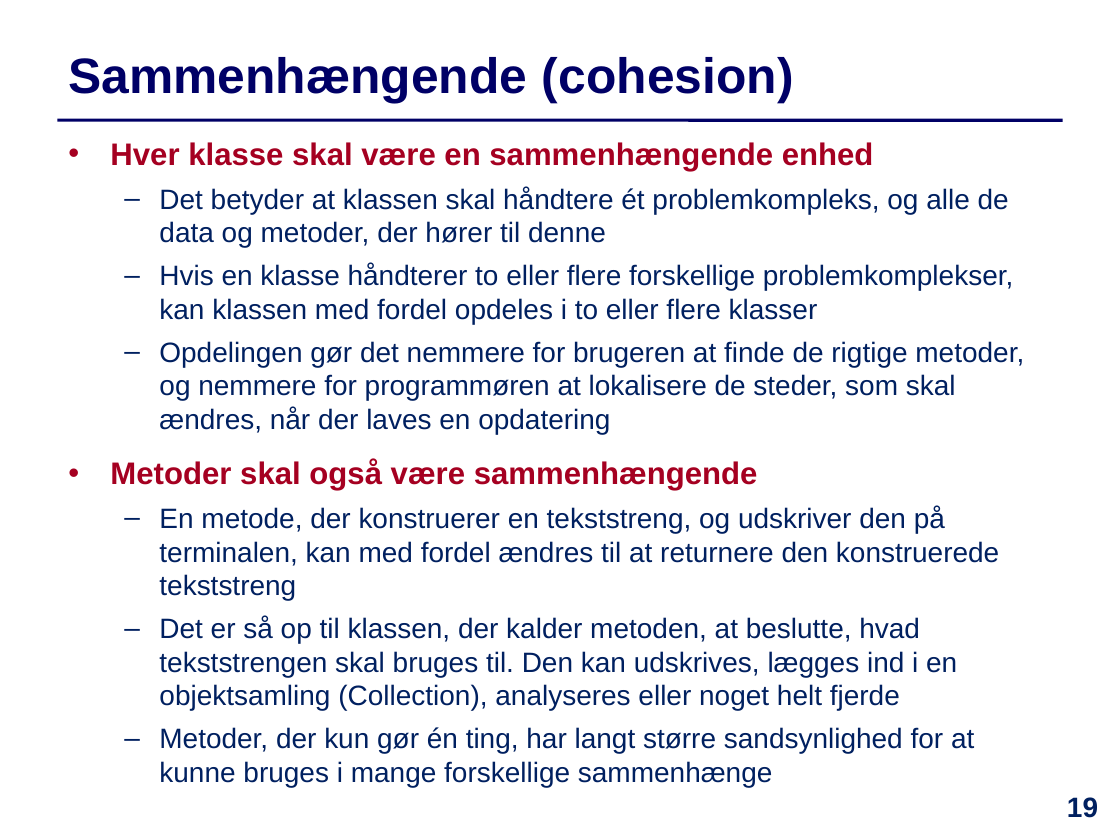
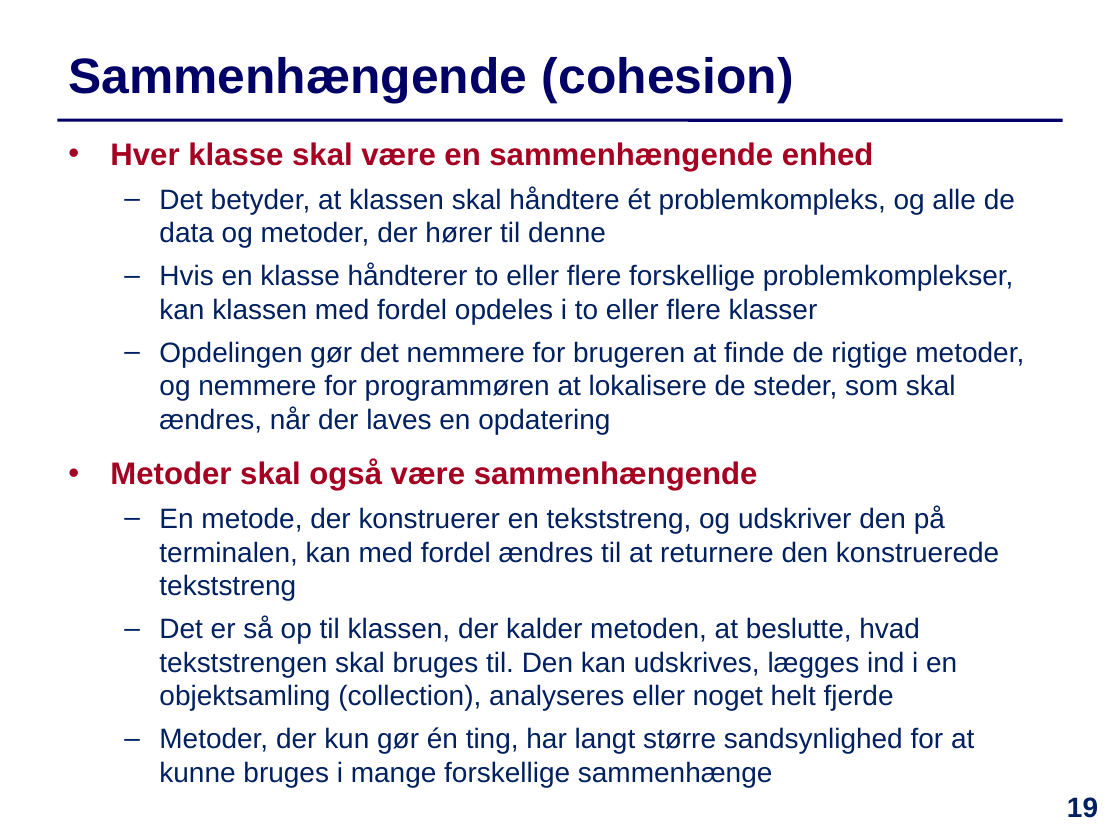
Before and after one commit to IntProgAU/Materiale, a slide deck: slide 19 of web/e21/uge_9/Slides-Uge9.pptx. Drawn at 1120x840 pixels with LibreOffice and Linux fonts; fonts in the diff are those of the drawing. Boxes give left, top, right and bottom in pixels: in the first picture for what was removed or moved away, otherwise in the second. Text is boxed around its words. In the diff, an @@ line names an element or a change of style, - is before the commit and + after.

```diff
--- a/web/e21/uge_9/Slides-Uge9.pptx
+++ b/web/e21/uge_9/Slides-Uge9.pptx
@@ text at [159, 187, 1015, 247]: text changed @@
-  – Det betyder at klassen skal håndtere ét problemkompleks, og alle de data og metoder, der hører til denne
+  – Det betyder, at klassen skal håndtere ét problemkompleks, og alle de data og metoder, der hører til denne
@@ text at [159, 616, 957, 710]: text changed @@
-  – Det er så op til klassen, der kalder metoden, at beslutte, hvad tekststrengen skal bruges til. Den kan udskrives, lægges ind i en objektsamling (Collection), analyseres eller noget helt fjerde
+  – Det er så op til klassen, der kalder metoden, at beslutte, hvad tekststrengen skal bruges til. Den kan udskrives, lægges ind i en objektsamling (collection), analyseres eller noget helt fjerde
```
Also in this commit, not shown: 13 other slides changed, 1 other file.
